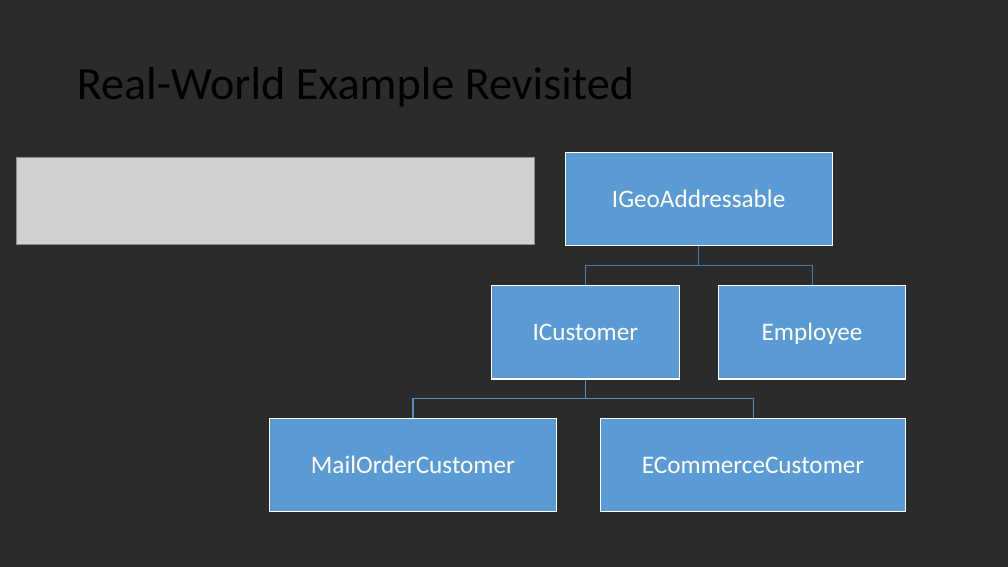
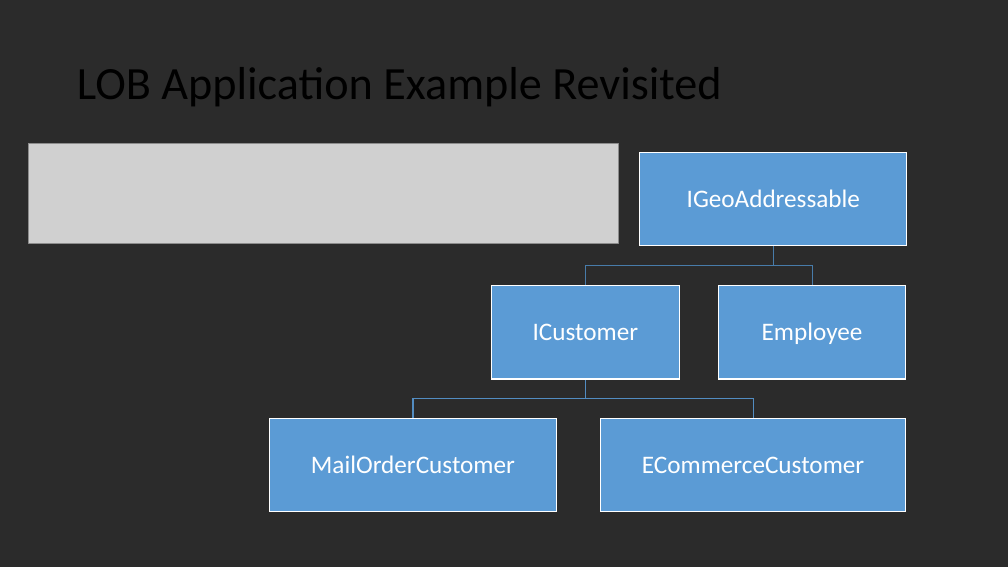
Before and after one commit to PhilipJordan/SOLID, a slide deck: slide 5 of Presentations/LI Redux.pptx. Drawn at 1008x567 pixels with LibreOffice and Linux fonts; fonts in the diff are those of the drawing; grey boxes stand for pictures; background and template pictures are left out; a plain dark background stands for a picture behind light text. Boxes give left, top, right and bottom in pixels: in the first picture for what was removed or moved away, otherwise in the second. Text is boxed around its words. In the diff, an @@ line names an element or a change of style, - is before the commit and + after.

```diff
--- a/Presentations/LI Redux.pptx
+++ b/Presentations/LI Redux.pptx
@@ title at box(77, 67, 721, 106): text changed @@
-Real-World Example Revisited
+LOB Application Example Revisited
@@ picture: place and size @@
-picture at box(17, 157, 535, 245)
+picture at box(29, 144, 619, 243)
@@ text "IGeoAddressable": place and size @@
-text "IGeoAddressable" at box(612, 189, 785, 207)
+text "IGeoAddressable" at box(687, 189, 860, 207)
@@ rectangle: place and size @@
-rectangle at box(566, 153, 833, 247)
+rectangle at box(640, 153, 907, 247)
@@ freeform shape: place and size @@
-freeform shape at box(585, 246, 699, 285)
+freeform shape at box(585, 246, 774, 285)
@@ freeform shape: place and size @@
-freeform shape at box(699, 246, 812, 285)
+freeform shape at box(774, 246, 812, 285)
```
Also in this commit, not shown: 7 other slides changed, 1 other file.
